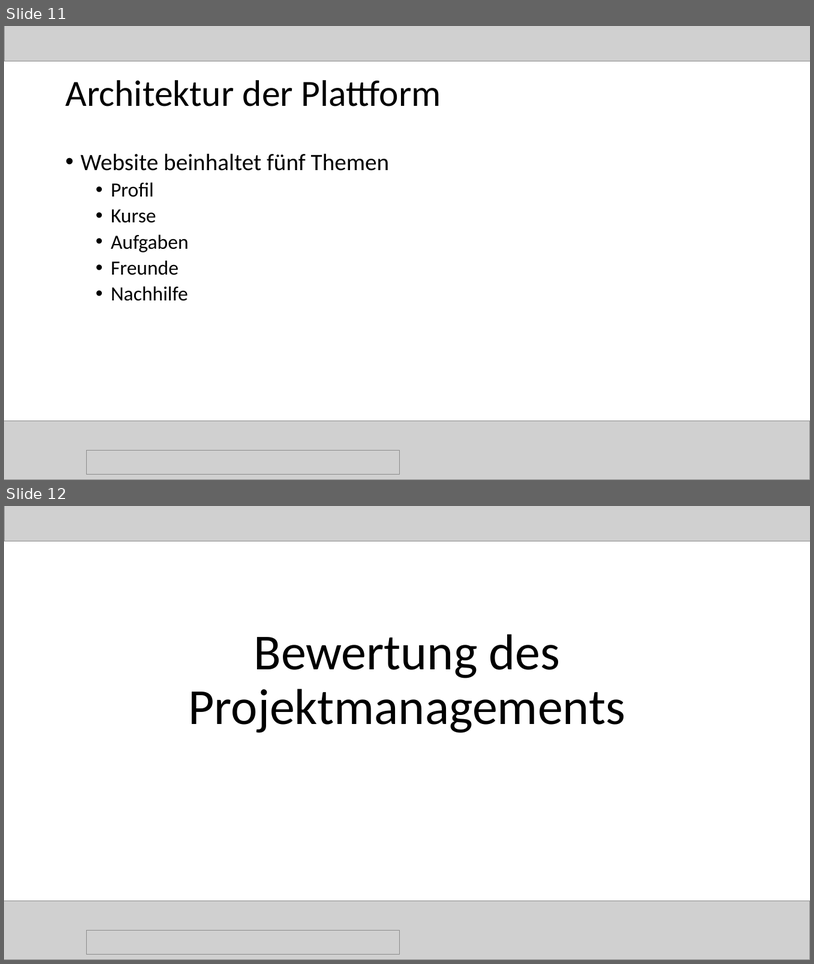
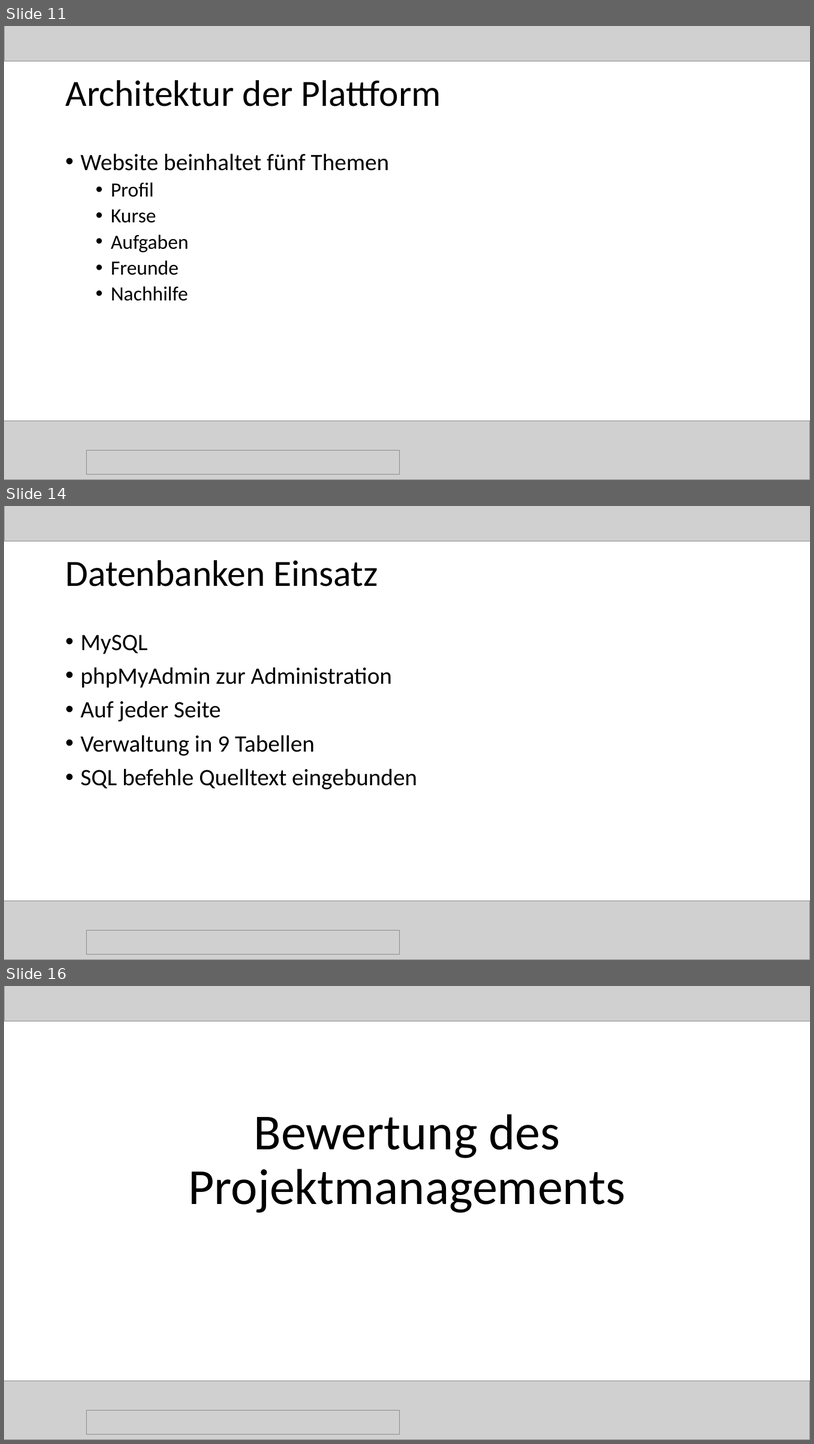
Before and after one commit to magharmi/StudentenFuerStudenten, a slide deck: Power Point/final.pptx. Shown one above the other, each under a label of ours: slides 11 and 12 before the commit, slides 11, 14 and 16 after it; the slides between them are not shown. The pictures are 814x964 and 814x1444 pixels, drawn with LibreOffice and Linux fonts; fonts in the diff are those of the drawing; grey boxes stand for pictures. Boxes give left, top, right and bottom in pixels: in the first picture for what was removed or moved away, otherwise in the second. Text is boxed around its words. In the diff, an @@ line names an element or a change of style, - is before the commit and + after.

```diff
--- a/Power Point/final.pptx
+++ b/Power Point/final.pptx
@@ slide 14 added at box(4, 506, 810, 960), background #FFFFFF @@
@@ picture added at box(4, 506, 810, 541) @@
@@ title added at box(65, 560, 378, 586), 44 pt, text #000000 @@
+Datenbanken Einsatz
@@ text added at box(81, 634, 417, 789), 28 pt, text #000000 @@
+• MySQL
+• phpMyAdmin zur Administration
+• Auf jeder Seite
+• Verwaltung in 9 Tabellen
+• SQL befehle Quelltext eingebunden
@@ picture added at box(4, 900, 810, 960) @@
@@ picture added at box(86, 930, 399, 954) @@
@@ what was slide 12 is now slide 16 @@
```
Also in this commit, not shown: 1 slide changed, 5 other slides added, 1 slide removed, 3 other files.
